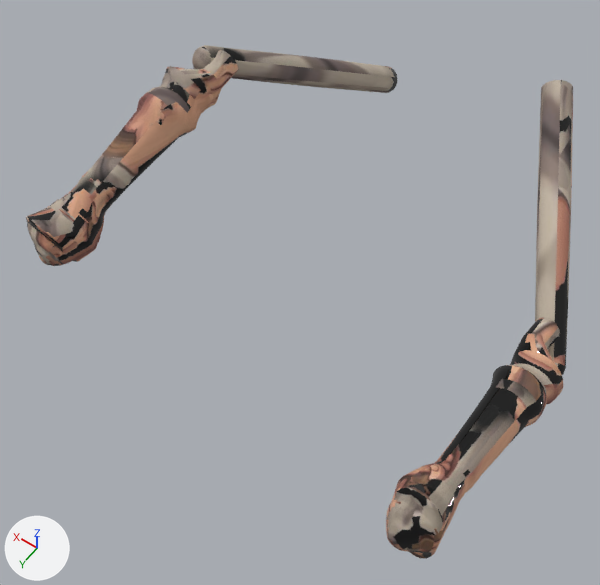
The glTF model assets/models/arms/arms.glb as it was, and as the next commit left it.
The view is the same before and after, from a 50 mm lens placed at (-0.427, 0.895, 0.596), pointed at (0.009, 0.284, -0.364). The lights are fixed; the arrows at lower left show +X, +Y and +Z. The older version comes first. Vertices at exactly the same position are counted once.

In view in the first picture: 'arm_L'.
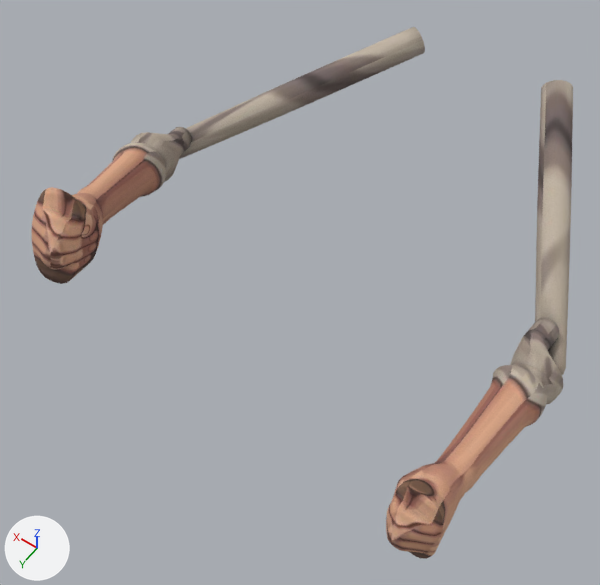
Where the change shows, as pixel boxes (x1, y1, x2, y2) in the pictures (600 x 585 px; the box of a moved part takes in the faces that stretch with it):
'arm_L', reshaped, surface changed: before (26, 45, 573, 559); after (32, 27, 573, 559)
part 1 of me_arm_001, moved or reshaped: before (26, 50, 239, 266); after (32, 127, 191, 284)
part 2 of me_arm_001, moved or reshaped: before (192, 45, 397, 93); after (179, 27, 425, 159)
part 3 of me_arm_001, surface changed: before (26, 45, 573, 559); after (32, 27, 573, 559)

What the commit changed:
me_arm_001 is used by ob_arm_l; location (0.0, 0.0, 0.0).
me_arm_001 had 3956 vertices, 7896 faces and spanned x -0.373..0.335, y -0.241..0.525, z -0.434..-0.108.
me_arm_001 now has 3956 vertices, 7896 faces and spans x -0.373..0.402, y -0.241..0.525, z -0.434..-0.174.
me_arm_001 part 1: the loose piece of 1657 vertices spanning x 0.208..0.335, y 0.145..0.504, z -0.33..-0.11 is multiplied about its middle by the matrix ((0.889, -0.261, 0.376), (0.44, 0.716, -0.542), (-0.128, 0.647, 0.751)), then moved by (0.041, 0.013, -0.086).
me_arm_001 part 2: the loose piece of 321 vertices spanning x 0.152..0.271, y -0.239..0.192, z -0.399..-0.108 is multiplied about its middle by the matrix ((0.903, 0.247, 0.381), (-0.412, 0.727, 0.598), (-0.127, -0.684, 0.721)), then moved by (0.039, 0.007, -0.068).
me_arm_001 part 3: texture (UV) coordinates of 7896 of 7896 faces, centred in x -0.372..0.334, y -0.239..0.525, z -0.433..-0.109, changed; they spanned u 0.0..1.0, v 0.0..0.97 and now span u 0.0..1.0, v 0.0..0.9.
